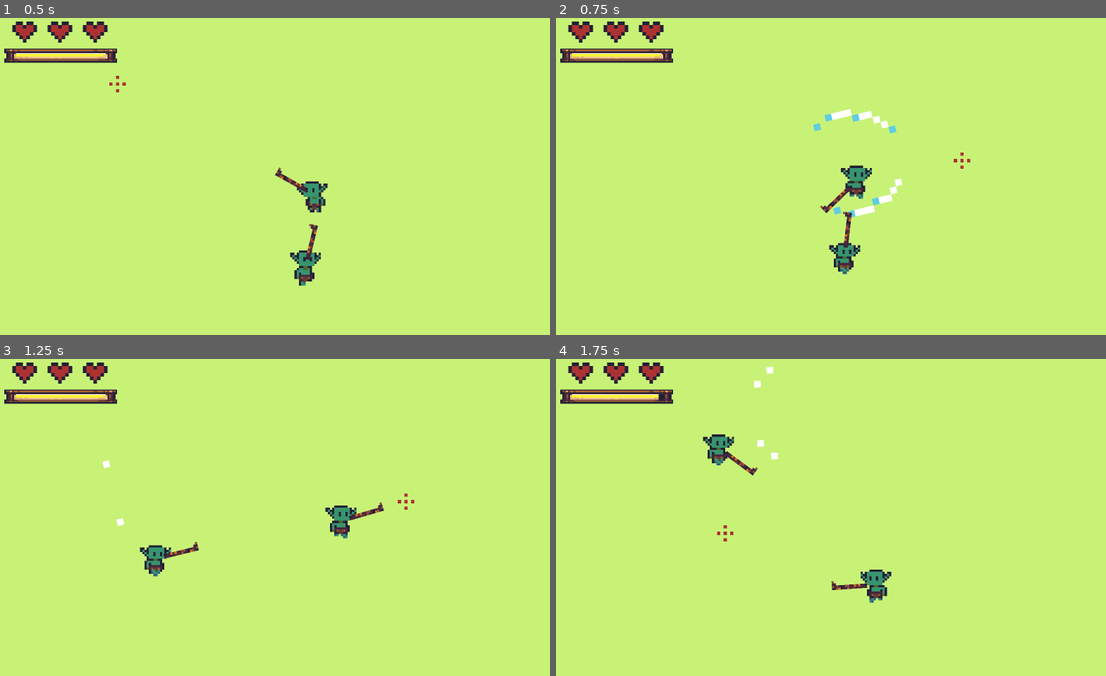
Above: before the commit, frames 1-4 (two rows, left to right).
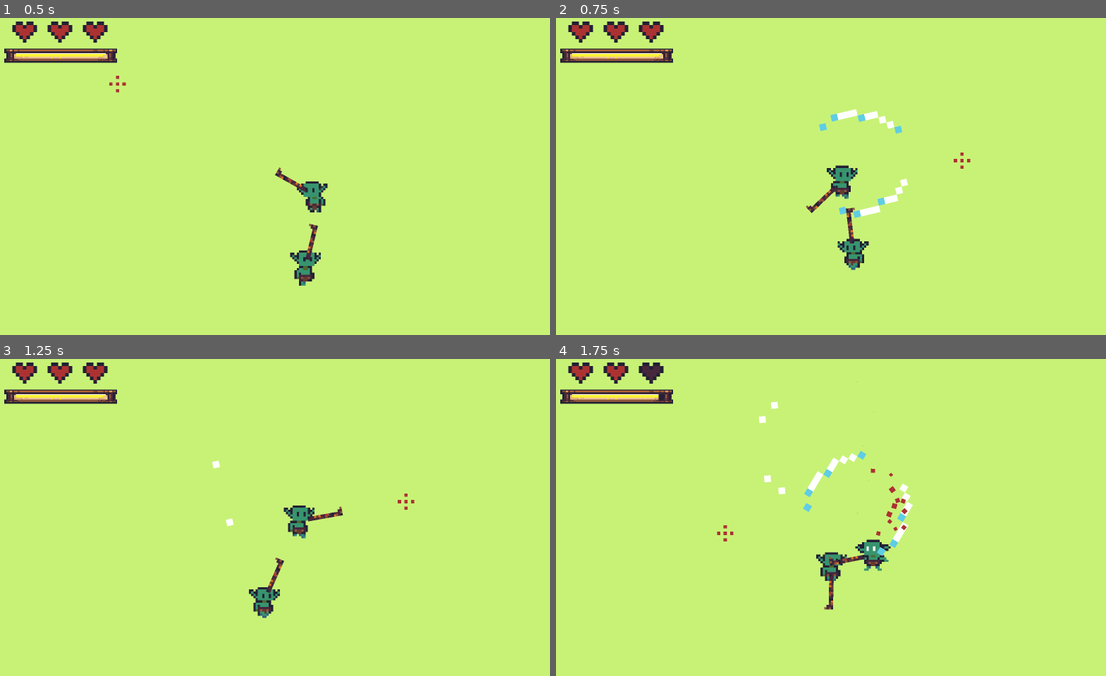
Above: after the commit, the same moments.

Repository: futurediffusion/nuclear-sand-box
Game: Godot game, scene res://scenes/main.tscn
The game is run twice, just before and just after one commit, with the same random seed, the same clock (stepped at 60 frames per second) and the same inputs. The project has no main scene, so this scene is started directly. Sound files missing from this copy of the repository are replaced by a short silence.
Inputs (mouse positions are in pixels of both pictures, inside the frame that each line leads up to):
- Up to frame 1 (0.5 s): no input
- Up to frame 2 (0.75 s): move the mouse to (963, 160) at 0.52 s; hold Right (move_right) from 0.53 s (still down); click (963, 160) at 0.6 s
- Up to frame 3 (1.25 s): keep holding Right (move_right)
- Up to frame 4 (1.75 s): move the mouse to (726, 533) at 1.27 s; release Right (move_right) at 1.28 s; hold Down (move_down) from 1.28 s (still down); click (726, 533) at 1.35 s

Frame 1 is identical in both runs. In frame 2, 2.1% of the frame differs, in the area x 45-64%, y 28-81%; in frame 3, 1.9%; in frame 4, 2.8%, in the area x 15-65%, y 2-80%.

Commit message:
Fix four gameplay-critical GDScript bugs

Diff:
--- a/scenes/enemy.gd
+++ b/scenes/enemy.gd
@@ -194,7 +194,7 @@
 	var dist := global_position.distance_to(player.global_position)
 
 	# Actualizar predicción de posición del player
-	var player_velocity = player.velocity if player.has_method("velocity") else Vector2.ZERO
+	var player_velocity: Vector2 = player.velocity if "velocity" in player else Vector2.ZERO
 	predicted_player_pos = player.global_position + player_velocity * 0.3
 
 func _update_ai_state() -> void:
--- a/sripts/blood_burst.gd
+++ b/sripts/blood_burst.gd
@@ -6,7 +6,7 @@
 	if blood_scene == null:
 		return
 
-	var p := blood_scene.instantiate() as CPUParticles2D
+	var p := blood_scene.instantiate() as GPUParticles2D
 	get_tree().current_scene.add_child(p)
 	p.global_position = global_position
 	p.amount = amount
--- a/sripts/enemy_spawner.gd
+++ b/sripts/enemy_spawner.gd
@@ -7,8 +7,6 @@
 @export var spawn_interval: float = 2.0
 @export var max_enemies: int = 10
 @export var spawn_radius: float = 200.0
-
-@onready var sprite: AnimatedSprite2D = $AnimatedSprite2D
 
 
 # ==========================================================
--- a/sripts/player.gd
+++ b/sripts/player.gd
@@ -207,17 +207,6 @@
 
 	move_and_slide()
 
-	# Empujón corto del ataque (solo dura attack_push_time)
-	if attack_push_t > 0.0:
-		attack_push_t -= delta
-		velocity += attack_push_vel
-
-	# Knockback cuando te pegan (se va frenando con fricción)
-	velocity += knock_vel
-	knock_vel = knock_vel.move_toward(Vector2.ZERO, knockback_friction * delta)
-
-	move_and_slide()
-
 # =============================================================================
 # MOVIMIENTO SUAVE
 # =============================================================================
